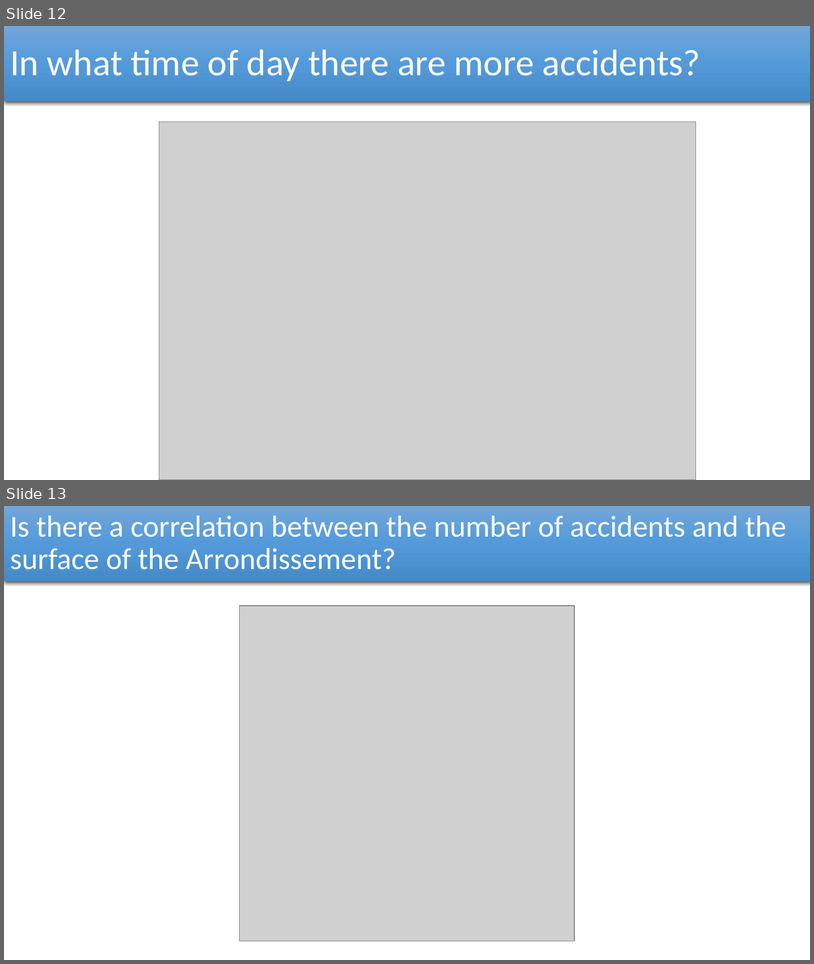
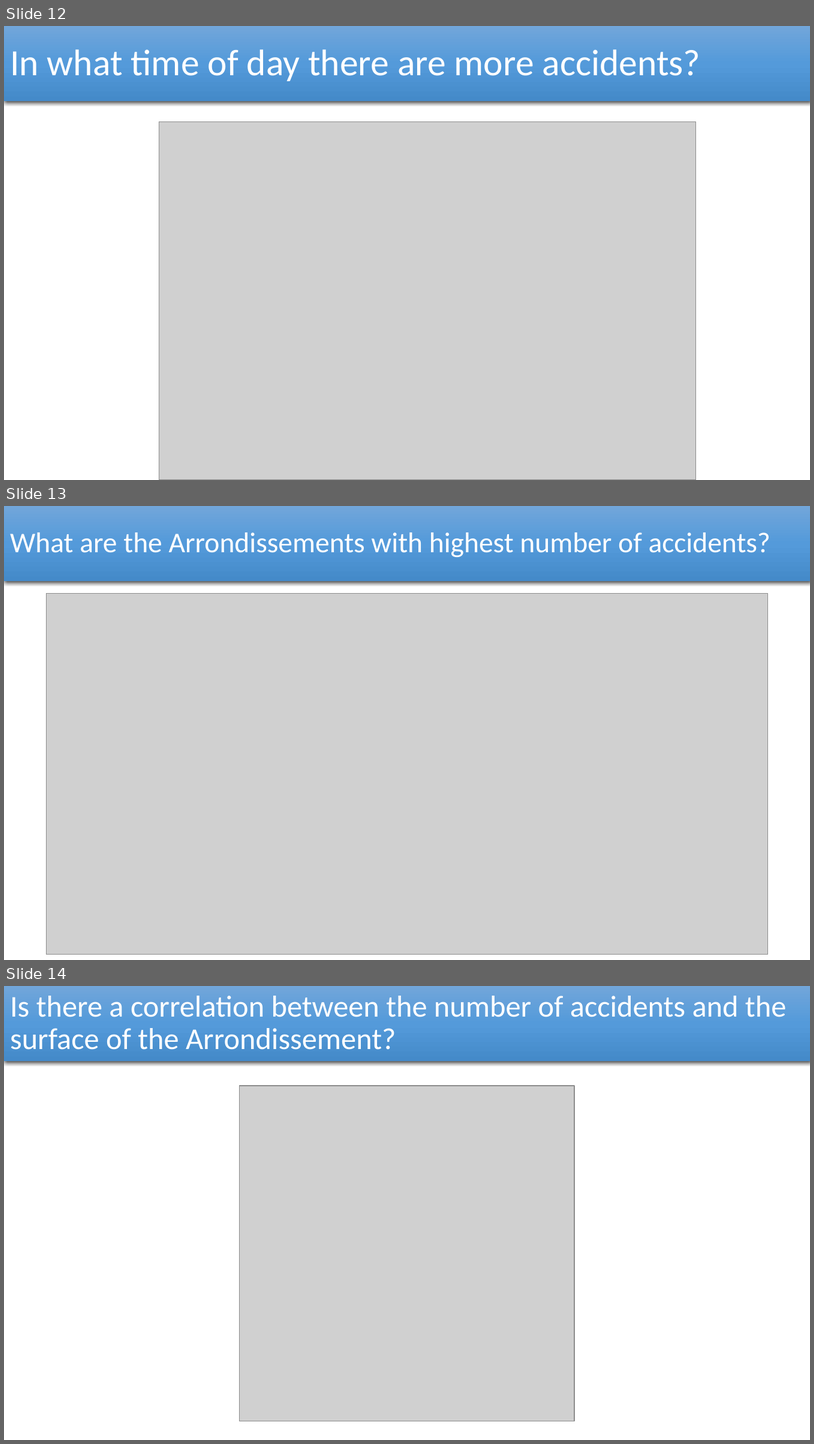
Before and after one commit to tmcdonald92/Bike-Traffic-In-Paris, a slide deck: Statistical Analysis of the Bike Traffic in Paris/Bike Traffic in Paris.pptx. Shown one above the other, each under a label of ours: slides 12 and 13 before the commit, slides 12, 13 and 14 after it. The pictures are 814x964 and 814x1444 pixels, drawn with LibreOffice and Linux fonts; fonts in the diff are those of the drawing; grey boxes stand for pictures. Boxes give left, top, right and bottom in pixels: in the first picture for what was removed or moved away, otherwise in the second. Text is boxed around its words. In the diff, an @@ line names an element or a change of style, - is before the commit and + after.

```diff
--- a/Statistical Analysis of the Bike Traffic in Paris/Bike Traffic in Paris.pptx
+++ b/Statistical Analysis of the Bike Traffic in Paris/Bike Traffic in Paris.pptx
@@ slide 13 added at [4,506,810,960], background #FFFFFF @@
@@ title added at [4,506,810,581], fill gradient #71A6DB to #559BDB to #448ACA, 34 pt, text #FFFFFF @@
+What are the Arrondissements with highest number of accidents?
@@ picture added at [47,593,768,954] @@
@@ what was slide 13 is now slide 14 @@
```
Also in this commit, not shown: 1 slide changed.
